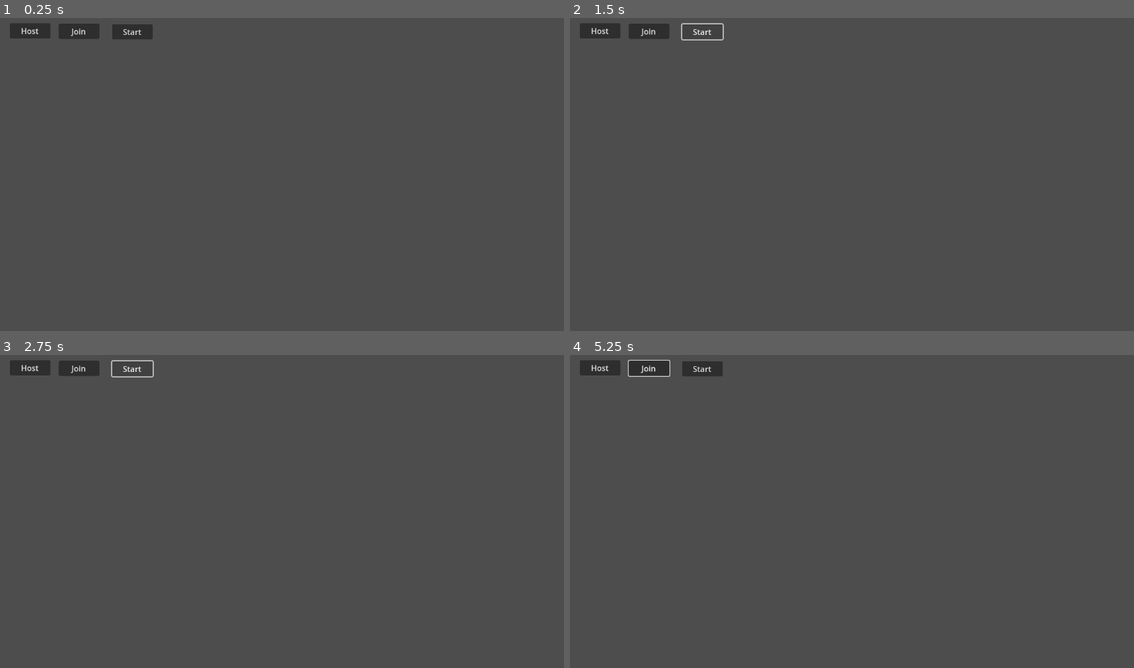
Above: before the commit, frames 1-4 (two rows, left to right).
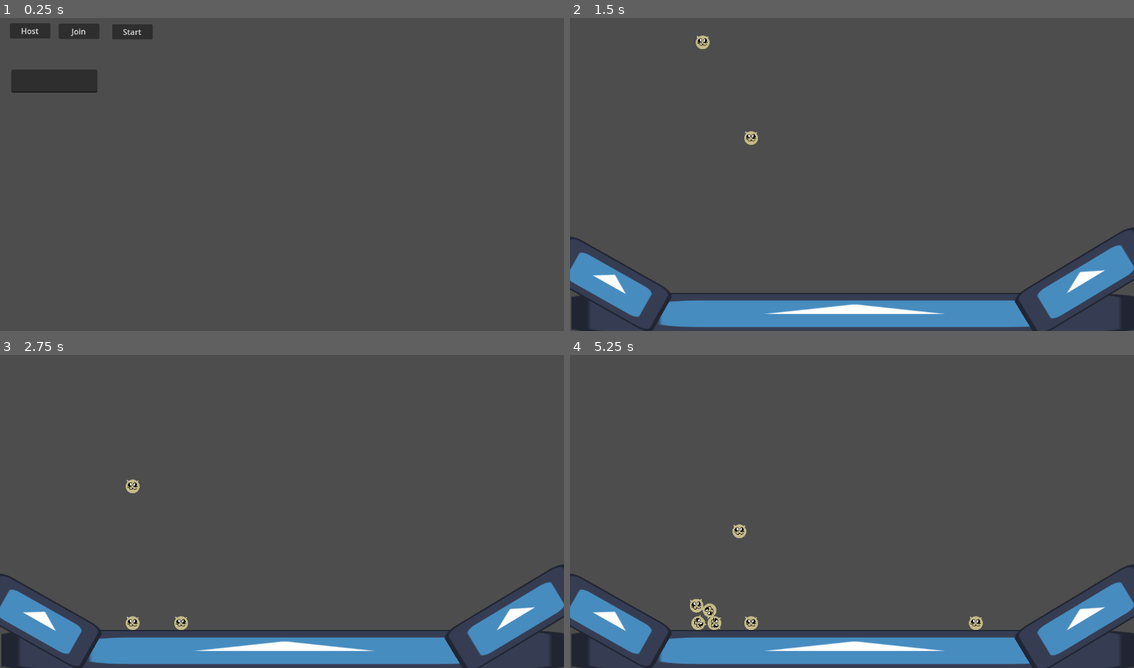
Above: after the commit, the same moments.

Repository: Somebody-somewher/orbital-godot-proj
Game: Godot game, scene res://NetworkingTest/Lobby.tscn
Same seed, same stepped clock (60 frames per second), same inputs: the game is played once before the commit and once after it. This scene is started directly instead of the project's main scene. The engine's default icon, where the game draws it, is replaced by a stand-in: a white triangle on a blue panel in a dark square.
Inputs (mouse positions are in pixels of both pictures, inside the frame that each line leads up to):
- Up to frame 1 (0.25 s): no input
- Up to frame 2 (1.5 s): click "Host" at 0.5 s; click "Start" at 1.25 s
- Up to frame 3 (2.75 s): click (129, 367) at 2 s, where only the run before the commit has a clickable "Start"
- Up to frame 4 (5.25 s): click (699, 367) at 2.75 s, where only the run before the commit has a clickable "Start"; click (648, 367) at 3.5 s, where only the run before the commit has a clickable "Join"; move the mouse to (976, 492) at 4.27 s; click (976, 492) at 4.35 s; drag from (739, 524) to (823, 574) at 5.02 s

The runs differ from the first frame. In frame 1, 1.1% of the frame differs, in the area x 2-18%, y 16-24%; in frame 2, 12%; in frame 3, 12%; in frame 4, 12%, in the area x 0-100%, y 1-100%.
Error before the commit: Invalid operands 'String' and 'int' in operator '+'. (res://NetworkingTest/NetworkManager.gd:28)

Commit message:
Basic Lobby Functionality

Diff:
--- a/NetworkingTest/Lobby.tscn
+++ b/NetworkingTest/Lobby.tscn
@@ -39,6 +39,13 @@
 offset_bottom = 53.0
 text = "Start"
 
+[node name="NameInput" type="LineEdit" parent="."]
+layout_mode = 0
+offset_left = 22.0
+offset_top = 115.0
+offset_right = 198.0
+offset_bottom = 162.0
+
 [connection signal="button_down" from="HostBtn" to="." method="_on_host_button_down"]
 [connection signal="button_down" from="JoinBtn" to="." method="_on_join_button_down"]
 [connection signal="button_down" from="StartBtn" to="." method="_on_start_button_down"]
--- a/NetworkingTest/NetworkManager.gd
+++ b/NetworkingTest/NetworkManager.gd
@@ -2,6 +2,7 @@
 
 @export var ip : String = "127.0.0.1"
 @export var port : int = 8910
+@export var gameScenePath : String = "res://NetworkingTest/TestScene.tscn"
 #var multiplayer_peer = ENetMultiplayerPeer.new()
 
 
@@ -25,21 +26,28 @@
 	var peer = ENetMultiplayerPeer.new()
 	var error = peer.create_server(port, 2)
 	if (error != OK):
-		print("cannot host: " + error)
+		print("cannot host. Error: " + str(error))
 		return error
 	multiplayer.multiplayer_peer = peer
+	_register_player($NameInput.text, multiplayer.get_unique_id())
 
-func _connect_client(address = ""):
+func _connect_client(addr = ""):
 	var peer = ENetMultiplayerPeer.new()
-	var error = peer.create_client(ip, port)
+
+	if addr.is_empty():
+		addr = ip
+	var error = peer.create_client(addr, port)
 	if (error != OK):
 		print("cannot host: " + error)
 		return error
 
 	multiplayer.multiplayer_peer = peer
+	_register_player($NameInput.text, multiplayer.get_unique_id())
+
 
 func _leave_lobby():
 	multiplayer.multiplayer_peer = null
+
 
 # This signal is emitted with the newly connected peer's ID on each other peer
 # (inclusive of the server, which is also a peer)
@@ -48,33 +56,50 @@
 	# Note that the server's peer id will always be 1
 	print("Player Connected " + str(id))
 
+	# When a peer connects, each already-connected peer sends their info to the new peer
+	# Likewise each connected peer receives only the new peer's data
+	_register_player.rpc_id(id, $NameInput.text)
+
+@rpc("any_peer", "reliable")
+func _register_player(newPlayerName : String, newPlayerId : int = multiplayer.get_remote_sender_id()):
+	print(newPlayerName)
+	# PlayerManager belongs to the current player is not universal
+	PlayerManager.addPlayer(newPlayerId, newPlayerName)
+
 # This signal is emitted on every remaining peer when one disconnects.
 func _on_peer_disconnected(id : int)  -> void:
+	PlayerManager.erasePlayer(id)
 	print("Player Disconnected " + str(id))
 
 # For sending info frm client -> server
 # Called only from clients
 func _on_connected_to_server()  -> void:
-	print("I've connected to the server! :D")
+	print($NameInput.text + " has connected to the server! :D")
 
 func _on_connection_failed() -> void:
 	print("Connection Failed :<")
 	_leave_lobby()
-	pass # Replace with function body.
 
 func _on_server_disconnected():
 	print("Server ded X.X")
+	PlayerManager.clearPlayers()
 	_leave_lobby()
-
 
 func _on_host_button_down() -> void:
 	_create_server()
-	print("Waiting for Players! .o.")
+	print($NameInput.text + " is waiting for Players! .o.")
 
 func _on_join_button_down() -> void:
 	_connect_client(ip)
 	pass # Replace with function body.
 
+func _on_start_button_down() -> void:
+	startGame.rpc()
+	pass # Replace with function body.
 
-func _on_start_button_down() -> void:
-	pass # Replace with function body.
+#TODO: Change this
+@rpc("any_peer", "call_local")
+func startGame():
+	var scene = load(gameScenePath).instantiate()
+	get_tree().root.add_child(scene)
+	self.hide()
--- /dev/null
+++ b/NetworkingTest/PlayerManager.gd
@@ -0,0 +1,31 @@
+extends Node
+
+var players = {}
+
+func _ready():
+	pass
+
+func hasPlayer(id : int) -> bool:
+	return players.has(id)
+
+func addPlayer(id : int, name : String) -> void:
+	if hasPlayer(id):
+		return
+
+	players[id] = {
+		"id" : id,
+		"name" : name,
+		# Not sure if we will end up using this stat
+		# for this purpose
+		"score" : 0
+	}
+
+func forEachPlayer(function : Callable) -> void:
+	for p in players:
+		function.call(p)
+
+func erasePlayer(id : int) -> void:
+	players.erase(id)
+
+func clearPlayers() -> void:
+	players.clear()
--- a/NetworkingTest/TestScene.tscn
+++ b/NetworkingTest/TestScene.tscn
@@ -1,7 +1,7 @@
 [gd_scene load_steps=4 format=3 uid="uid://y1cw66viiemd"]
 
 [ext_resource type="Script" uid="uid://cdptqayxlvda4" path="res://NetworkingTest/AddBalls.gd" id="1_4ha63"]
-[ext_resource type="Texture2D" uid="uid://bxeoyu1wes8cm" path="res://icon.svg" id="2_33kvf"]
+[ext_resource type="Texture2D" uid="uid://bxeoyu1wes8cm" path="res://sprites/icon.svg" id="2_33kvf"]
 [ext_resource type="PackedScene" uid="uid://6rs0eho1q85m" path="res://NetworkingTest/MeowMeow.tscn" id="3_px3be"]
 
 [node name="CreateScene" type="Node2D"]
--- a/project.godot
+++ b/project.godot
@@ -12,9 +12,12 @@
 
 config/name="Orbital"
 run/main_scene="res://Test.tscn"
-
 config/features=PackedStringArray("4.4", "GL Compatibility")
 config/icon="res://sprites/icon.svg"
+
+[autoload]
+
+PlayerManager="*res://NetworkingTest/PlayerManager.gd"
 
 [input]
 
Not shown, added: NetworkingTest/PlayerManager.gd.uid
